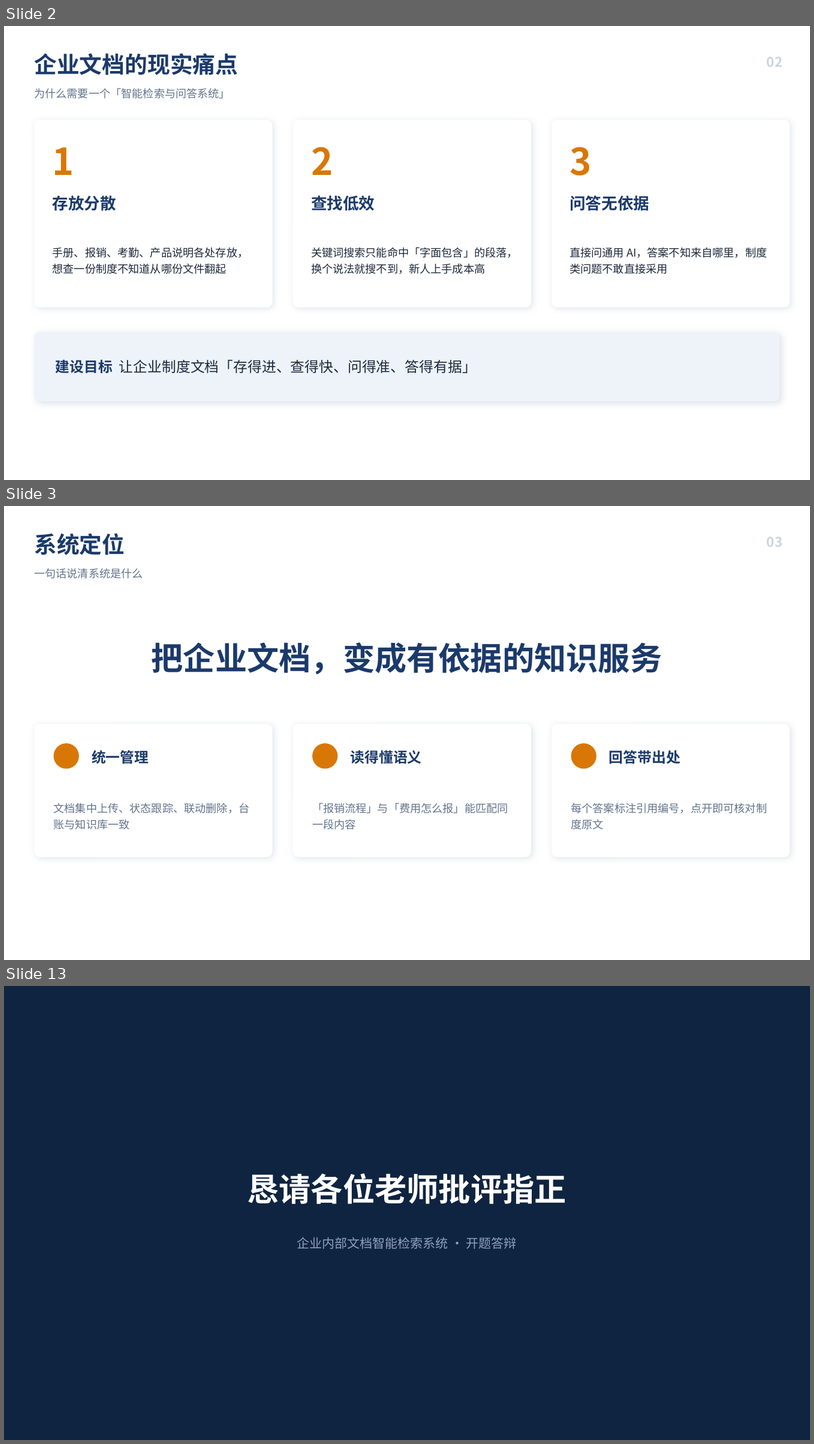
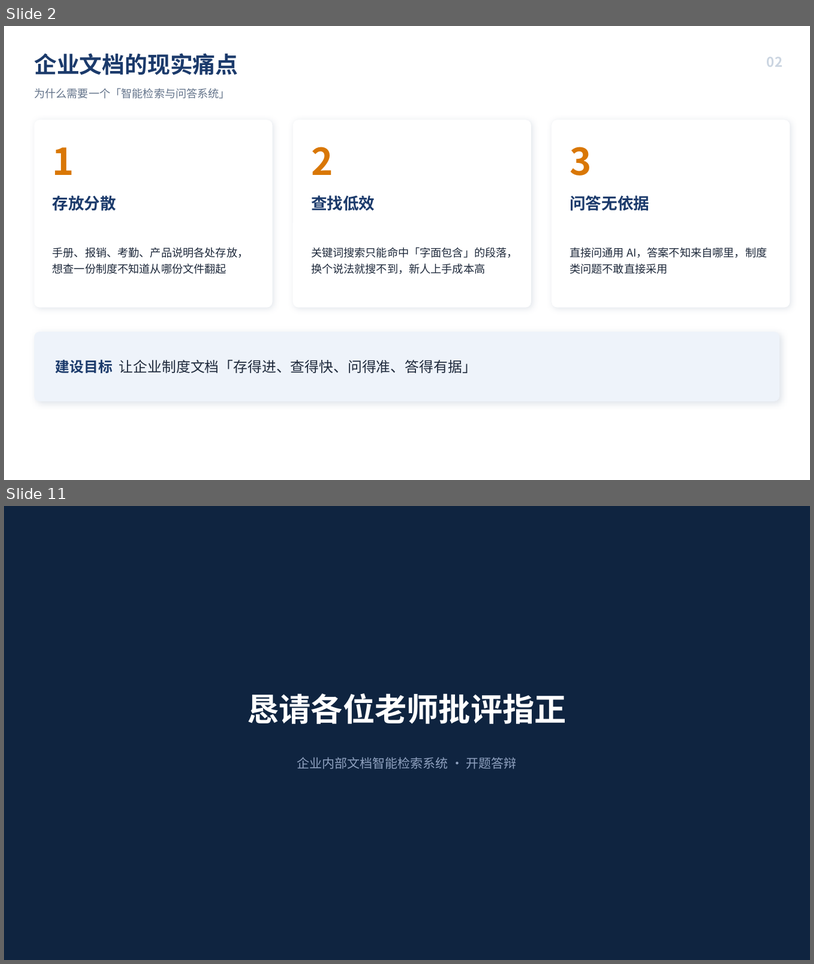
Before and after one commit to ecakeman/rag, a slide deck: docs/defense/开题答辩.pptx. Shown one above the other, each under a label of ours: slides 2, 3 and 13 before the commit, slides 2 and 11 after it; the slides between them are not shown. The pictures are 814x1444 and 814x964 pixels, drawn with LibreOffice and Linux fonts; fonts in the diff are those of the drawing. Boxes give left, top, right and bottom in pixels: in the first picture for what was removed or moved away, otherwise in the second. Text is boxed around its words. In the diff, an @@ line names an element or a change of style, - is before the commit and + after.

```diff
--- a/docs/defense/开题答辩.pptx
+++ b/docs/defense/开题答辩.pptx
@@ slide 3 removed at [4,506,810,960], background #FFFFFF @@
@@ text removed at [34,533,125,555] @@
-系统定位
@@ text removed at [767,537,783,547] @@
-03
@@ text removed at [34,568,143,579] @@
-一句话说清系统是什么
@@ text removed at [152,642,662,674] @@
-把企业文档，变成有依据的知识服务
@@ rounded rectangle removed at [34,724,273,857] @@
@@ rounded rectangle removed at [293,724,531,857] @@
@@ rounded rectangle removed at [552,724,791,857] @@
@@ ellipse removed at [54,743,79,769] @@
@@ text removed at [92,750,149,763] @@
-统一管理
@@ ellipse removed at [312,743,338,769] @@
@@ text removed at [351,750,422,763] @@
-读得懂语义
@@ ellipse removed at [572,743,597,769] @@
@@ text removed at [609,750,681,763] @@
-回答带出处
@@ text removed at [54,802,250,829] @@
-文档集中上传、状态跟踪、联动删除，台账与知识库一致
@@ text removed at [312,802,509,829] @@
-「报销流程」与「费用怎么报」能匹配同一段内容
@@ text removed at [571,802,767,829] @@
-每个答案标注引用编号，点开即可核对制度原文
@@ what was slide 13 is now slide 11 @@
```
Also in this commit, not shown: 9 slides changed, 1 other slide removed, 2 other files.
